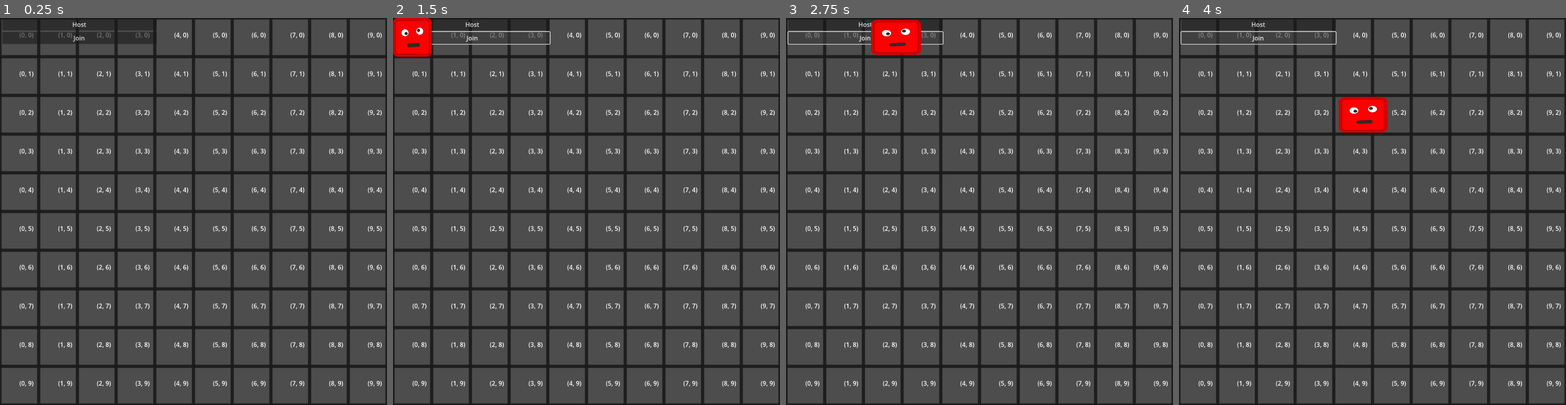
Above: before the commit, frames 1-4 (left to right).
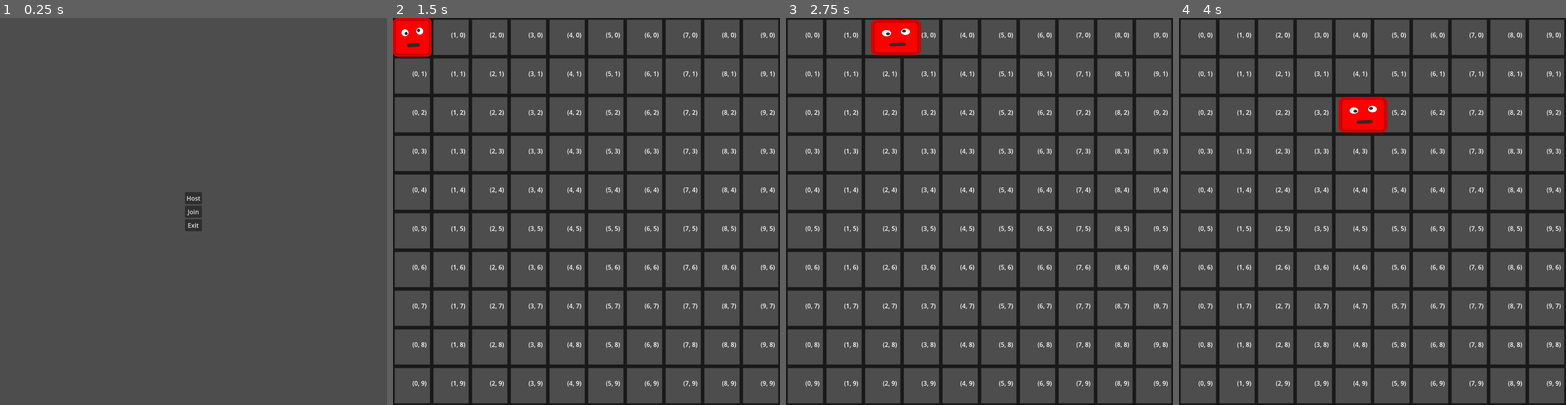
Above: after the commit, the same moments.

Repository: HephaistosForge/BlockyChaos
Game: Godot game, scene res://world/world.tscn
Same seed, same stepped clock (60 frames per second), same inputs: the game is played once before the commit and once after it.
Inputs (mouse positions are in pixels of both pictures, inside the frame that each line leads up to):
- Up to frame 1 (0.25 s): no input
- Up to frame 2 (1.5 s): click "Host" at 0.5 s; click (474, 37) at 1.25 s, where only the run before the commit has a clickable "Join"
- Up to frame 3 (2.75 s): hold D (right) from 2.03 s (still down)
- Up to frame 4 (4 s): release D (right) at 2.78 s; hold S (down) 2.78-3.53 s; hold D (right) from 3.53 s (still down)

The runs differ from the first frame. In frame 1, 19% of the frame differs, in the area x 0-100%, y 0-100%; in frame 2, 1.0%; in frame 3, 0.9%; in frame 4, 1.3%.

Commit message:
Add traps

Diff:
--- a/entities/player/player.gd
+++ b/entities/player/player.gd
@@ -39,6 +39,7 @@
 				get_tree().create_tween().tween_property(self, "position", new_position, movement_delay) \
 					.set_ease(Tween.EASE_OUT).set_trans(Tween.TRANS_SINE)
 
+				# Squish animation while moving
 				var animation_scale = Vector2(0.9, 0.9) + (direction * direction) * 0.4
 				var tween = get_tree().create_tween()
 				tween.tween_property(self, "scale", animation_scale, movement_delay / 3) \
@@ -52,6 +53,8 @@
 				var tween = get_tree().create_tween()
 				var angle = 0.2
 				var time = 0.1
+
+				# Rotation animation when blocked by something
 				tween.tween_property($Body, "rotation", angle, time) \
 					.set_ease(Tween.EASE_OUT).set_trans(Tween.TRANS_CUBIC)
 				tween.tween_property($Body, "rotation", -angle, time) \
--- a/entities/trap/trap.tscn
+++ b/entities/trap/trap.tscn
@@ -4,5 +4,6 @@
 
 [node name="Trap" type="Node2D"]
 
-[node name="SawbladeSprite" type="Sprite2D" parent="."]
+[node name="SawbladeSprite" type="Sprite2D" parent="." groups=["trap"]]
+scale = Vector2(0.25, 0.25)
 texture = ExtResource("1_kvf45")
--- a/world/floor.gd
+++ b/world/floor.gd
@@ -1,18 +1,16 @@
 extends Node2D
 
-var map_size = Vector2(10, 10)
-var box_size = 100
-var line_width = 7
-var line_color = Color(.1, .1, .1, .9)
+@onready var map_size = get_parent().map_size
+@onready var box_size = get_parent().box_size
+@onready var line_width = get_parent().line_width
 var font = ThemeDB.fallback_font
 
-
 func line(from, to):
-	draw_line(from, to, line_color, line_width, true)
+	draw_line(from, to, get_parent().line_color, line_width, true)
 
 func _draw():
 	for y in map_size.y+1:
-		var from = Vector2(map_size.x * box_size / 2, (y - map_size.y / 2) * box_size)
+		var from = Vector2(map_size.x * box_size / 2 + line_width / 2, (y - map_size.y / 2) * box_size)
 		line(from, from * Vector2(-1, 1))
 
 	for x in map_size.x+1:
@@ -22,31 +20,5 @@
 	# Debug info
 	for y in map_size.y:
 		for x in map_size.x:
-			var at = tile_to_world_coord(Vector2(x, y))
+			var at = get_parent().tile_to_world_coord(Vector2(x, y))
 			draw_string(font, at, "(%d, %d)" % [x, y])
-
-
-# Coordinates
-
-func is_tile_occupied(tile):
-	for player in get_tree().get_nodes_in_group("player"):
-		print(player.tile)
-		if (player.tile - tile).length() < 0.1:
-			return true
-	return false
-
-func is_legal_tile_coord(tile_coord):
-	return 0 <= tile_coord.x and tile_coord.x < map_size.x and 0 <= tile_coord.y and tile_coord.y < map_size.y
-
-func clamp_tile_coord(tile):
-	return round_vec2(Vector2(clamp(tile.x, 0, map_size.x-1), clamp(tile.y, 0, map_size.y-1)))
-
-func round_vec2(vec):
-	return Vector2(round(vec.x), round(vec.y))
-
-func tile_to_world_coord(tile_coord):
-	return tile_coord * box_size + Vector2.ONE * box_size / 2 - map_size / 2 * box_size
-
-func world_to_tile_coord(world_coord):
-	var tile_coord = (world_coord + map_size / 2 * box_size - Vector2.ONE * box_size / 2) / box_size
-	return Vector2(round(tile_coord.x), round(tile_coord.y))
--- a/world/multiplayer.gd
+++ b/world/multiplayer.gd
@@ -14,8 +14,15 @@
 var player_colors = [Color.RED, Color.BLUE, Color.YELLOW, Color.GREEN]
 var local_player_character # the Client
 
+func change_from_menu_to_game():
+	var parent = get_parent()
+	parent.get_node("Menu").visible = false
+	# parent.get_node("Waiting").visible = true
+	parent.get_node("Floor").visible = true
+
 
 func on_host() -> void:
+	change_from_menu_to_game()
 	multiplayer_peer.create_server(PORT)
 	multiplayer.multiplayer_peer = multiplayer_peer
 
@@ -38,6 +45,7 @@
 
 
 func on_join() -> void:
+	change_from_menu_to_game()
 	multiplayer_peer.create_client(ADDRESS, PORT)
 	multiplayer.multiplayer_peer = multiplayer_peer
 
@@ -65,3 +73,7 @@
 func add_previously_connected_players(peer_ids) -> void:
 	for peer_id in peer_ids:
 		add_new_player(peer_id)
+
+
+func _on_exit():
+	get_tree().quit()
--- /dev/null
+++ b/world/spinning.gd
@@ -0,0 +1,17 @@
+extends TextureRect
+
+@onready var tween = create_tween()
+
+var rotate_by = deg_to_rad(360 / 16)
+
+func _ready():
+	tween_rotate()
+	#tween.set_loops(1000)
+	#tween.tween_property(self, "rotation", rotation + rotate_by, .3)
+
+
+func tween_rotate():
+	#await tween.finished
+	tween = create_tween()
+	tween.tween_property(self, "rotation", rotation + rotate_by, .1)
+	tween.tween_callback(self.tween_rotate)
--- /dev/null
+++ b/world/world.gd
@@ -0,0 +1,55 @@
+extends Node2D
+
+var map_size = Vector2(10, 10)
+var box_size = 100
+var line_width = 8
+var line_color = Color(.1, .1, .1, 1)
+
+var traps = {}
+var trap_scene = preload("res://entities/trap/trap.tscn")
+
+func add_trap(at_tile: Vector2):
+	var trap = trap_scene.instantiate()
+	add_child(trap)
+	var at_pos = tile_to_world_coord(at_tile)
+	trap.position = at_pos
+	trap.modulate = Color.RED
+
+func add_random_traps(number: int):
+	for i in number:
+		var at_tile = random_tile()
+		add_trap(at_tile)
+
+func start_game():
+	add_random_traps(10)
+
+
+# Coordinates
+
+func is_tile_occupied(tile) -> bool:
+	for player in get_tree().get_nodes_in_group("player"):
+		# print(player.tile)
+		if (player.tile - tile).length() < 0.1:
+			return true
+	return false
+
+func is_legal_tile_coord(tile_coord) -> bool:
+	return 0 <= tile_coord.x and tile_coord.x < map_size.x and 0 <= tile_coord.y and tile_coord.y < map_size.y
+
+func clamp_tile_coord(tile) -> Vector2:
+	return round_vec2(Vector2(clamp(tile.x, 0, map_size.x-1), clamp(tile.y, 0, map_size.y-1)))
+
+func round_vec2(vec) -> Vector2:
+	return Vector2(round(vec.x), round(vec.y))
+
+func tile_to_world_coord(tile_coord) -> Vector2:
+	return tile_coord * box_size + Vector2.ONE * box_size / 2 - map_size / 2 * box_size
+
+func world_to_tile_coord(world_coord) -> Vector2:
+	var tile_coord = (world_coord + map_size / 2 * box_size - Vector2.ONE * box_size / 2) / box_size
+	return Vector2(round(tile_coord.x), round(tile_coord.y))
+
+
+
+func random_tile() -> Vector2:
+	return Vector2(randi_range(0, map_size.x), randi_range(0, map_size.y))
--- a/world/world.tscn
+++ b/world/world.tscn
@@ -1,22 +1,62 @@
-[gd_scene load_steps=4 format=3 uid="uid://c48wvhcpnqhb1"]
+[gd_scene load_steps=7 format=3 uid="uid://c48wvhcpnqhb1"]
 
+[ext_resource type="Script" path="res://world/world.gd" id="1_nu8f6"]
 [ext_resource type="Script" path="res://world/floor.gd" id="1_qsj2w"]
 [ext_resource type="Script" path="res://world/multiplayer.gd" id="2_c2arv"]
+[ext_resource type="Texture2D" uid="uid://ciyu1yyim3ms4" path="res://world/Loading.png" id="3_bj73h"]
+[ext_resource type="Script" path="res://world/spinning.gd" id="4_pu5fr"]
 
 [sub_resource type="Environment" id="Environment_w6v8t"]
 background_mode = 3
 
 [node name="World" type="Node2D" groups=["world"]]
+script = ExtResource("1_nu8f6")
+
+[node name="Floor" type="Sprite2D" parent="."]
+visible = false
+centered = false
 script = ExtResource("1_qsj2w")
 
-[node name="Floor" type="Sprite2D" parent="."]
-centered = false
+[node name="Waiting" type="VBoxContainer" parent="."]
+visible = false
+anchors_preset = 8
+anchor_left = 0.5
+anchor_top = 0.5
+anchor_right = 0.5
+anchor_bottom = 0.5
+offset_left = -500.0
+offset_top = -500.0
+offset_right = 500.0
+offset_bottom = 500.0
+grow_horizontal = 2
+grow_vertical = 2
+pivot_offset = Vector2(500, 515)
+alignment = 1
+
+[node name="Waiting" type="Label" parent="Waiting"]
+layout_mode = 2
+text = "Waiting for other player"
+horizontal_alignment = 1
+
+[node name="HBoxContainer" type="HBoxContainer" parent="Waiting"]
+layout_mode = 2
+alignment = 1
+
+[node name="LoadingIcon" type="TextureRect" parent="Waiting/HBoxContainer"]
+custom_minimum_size = Vector2(100, 100)
+layout_mode = 2
+texture = ExtResource("3_bj73h")
+expand_mode = 1
+script = ExtResource("4_pu5fr")
 
 [node name="Menu" type="VBoxContainer" parent="."]
-offset_left = -494.0
-offset_top = -499.0
-offset_right = -95.0
-offset_bottom = -110.0
+anchors_preset = 15
+anchor_right = 1.0
+anchor_bottom = 1.0
+grow_horizontal = 2
+grow_vertical = 2
+size_flags_horizontal = 3
+size_flags_vertical = 3
 
 [node name="Host" type="Button" parent="Menu"]
 layout_mode = 2
@@ -26,6 +66,10 @@
 layout_mode = 2
 text = "Join
 "
+
+[node name="Exit" type="Button" parent="Menu"]
+layout_mode = 2
+text = "Exit"
 
 [node name="Camera" type="Camera2D" parent="."]
 
@@ -37,3 +81,4 @@
 
 [connection signal="button_up" from="Menu/Host" to="Multiplayer" method="on_host"]
 [connection signal="button_up" from="Menu/Join" to="Multiplayer" method="on_join"]
+[connection signal="button_up" from="Menu/Exit" to="Multiplayer" method="_on_exit"]
Binary file added: world/Loading.png
Not shown, added: world/Loading.png.import
